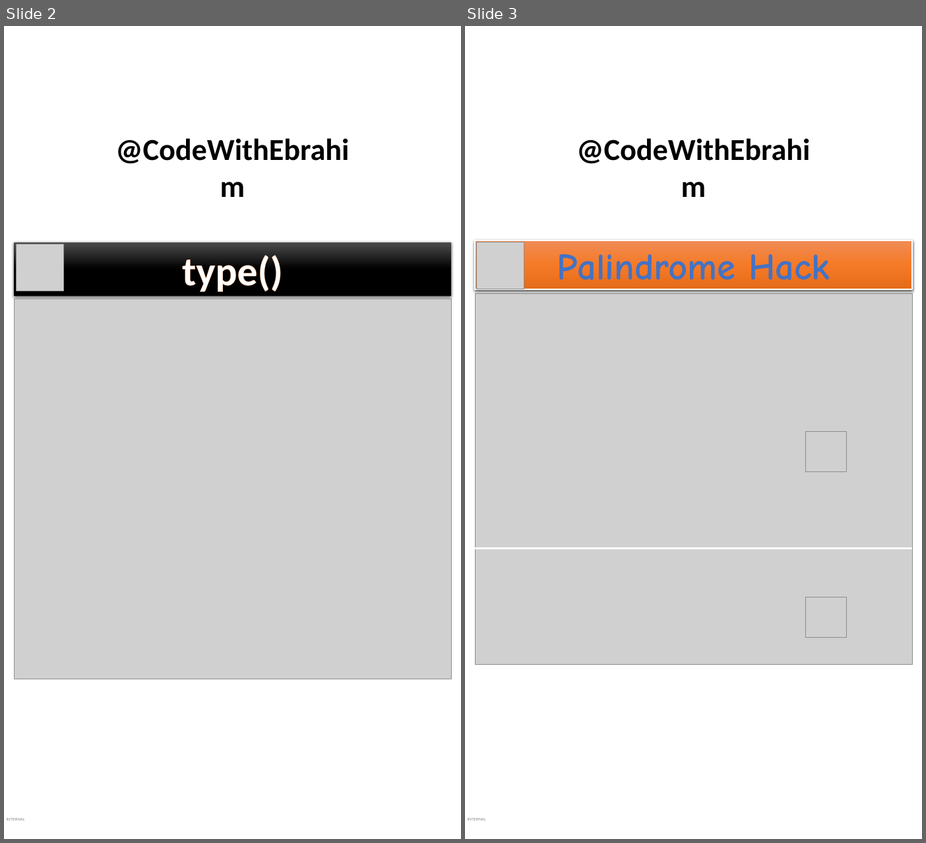
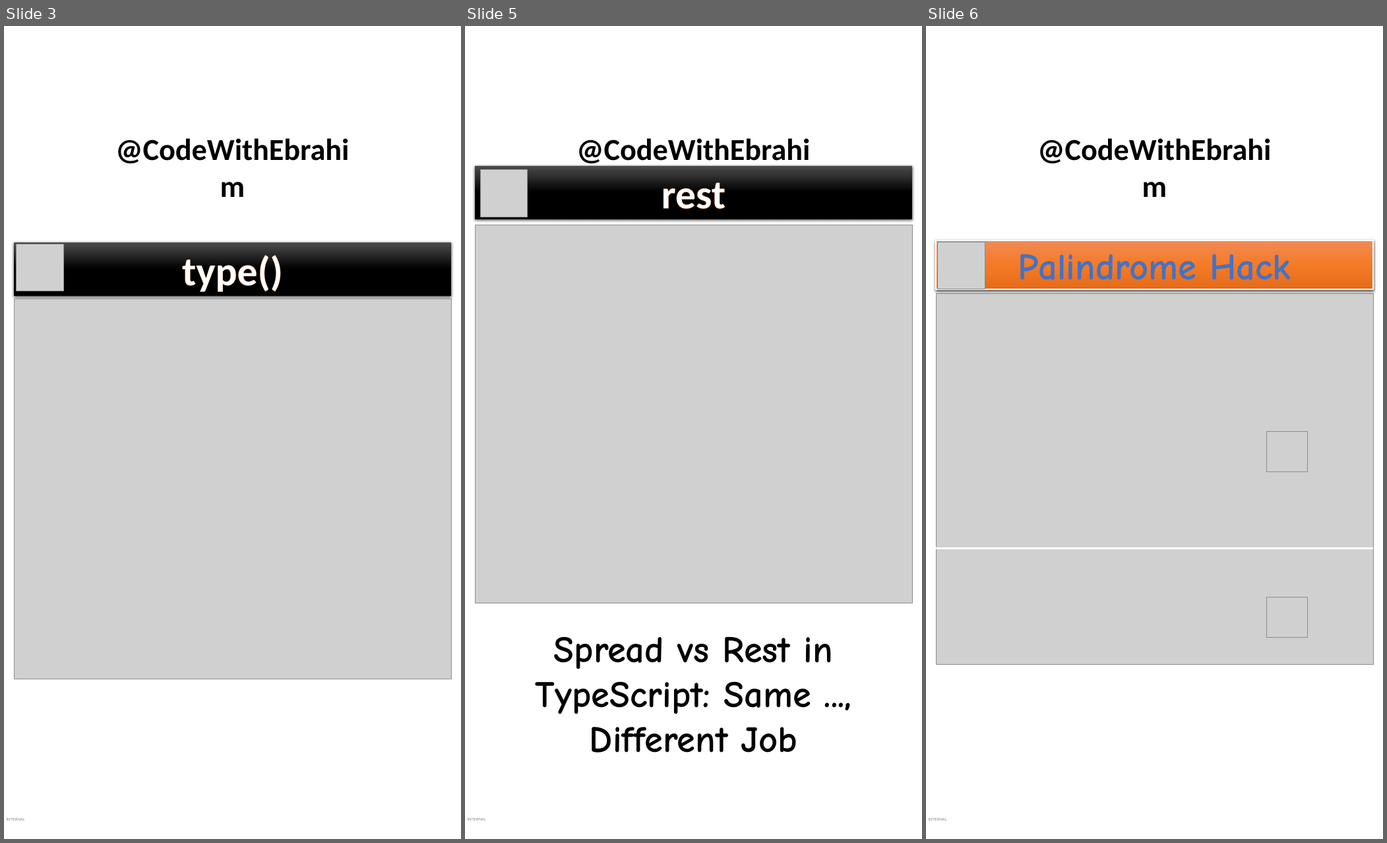
Before and after one commit to ebrahimsalehi1/python_codes, a slide deck: assets/images.pptx. Shown side by side, each under a label of ours: slides 2 and 3 before the commit, slides 3, 5 and 6 after it; the slides between them are not shown. The pictures are 926x843 and 1387x843 pixels, drawn with LibreOffice and Linux fonts; fonts in the diff are those of the drawing; grey boxes stand for pictures; background and template pictures are left out. Boxes give left, top, right and bottom in pixels: in the first picture for what was removed or moved away, otherwise in the second. Text is boxed around its words. In the diff, an @@ line names an element or a change of style, - is before the commit and + after.

```diff
--- a/assets/images.pptx
+++ b/assets/images.pptx
@@ slide 5 added at <box>465,26,922,839</box>, background picture (left out); not listed: 2 template elements that a slide beside it also shows @@
@@ rectangle added at <box>475,166,912,219</box>, fill gradient #4B4B4B to #000000, 72 pt, text #FFFFFF, bold @@
+rest
@@ picture added at <box>480,169,528,217</box> @@
@@ picture added at <box>475,225,912,604</box> @@
@@ text added at <box>536,636,833,753</box>, 66 pt, text #000000, bold @@
+Spread vs Rest in TypeScript: Same ..., Different Job
@@ what was slide 2 is now slide 3 @@
@@ what was slide 3 is now slide 6 @@
```
Also in this commit, not shown: 15 other slides added, 2 slides removed, 45 other files.
